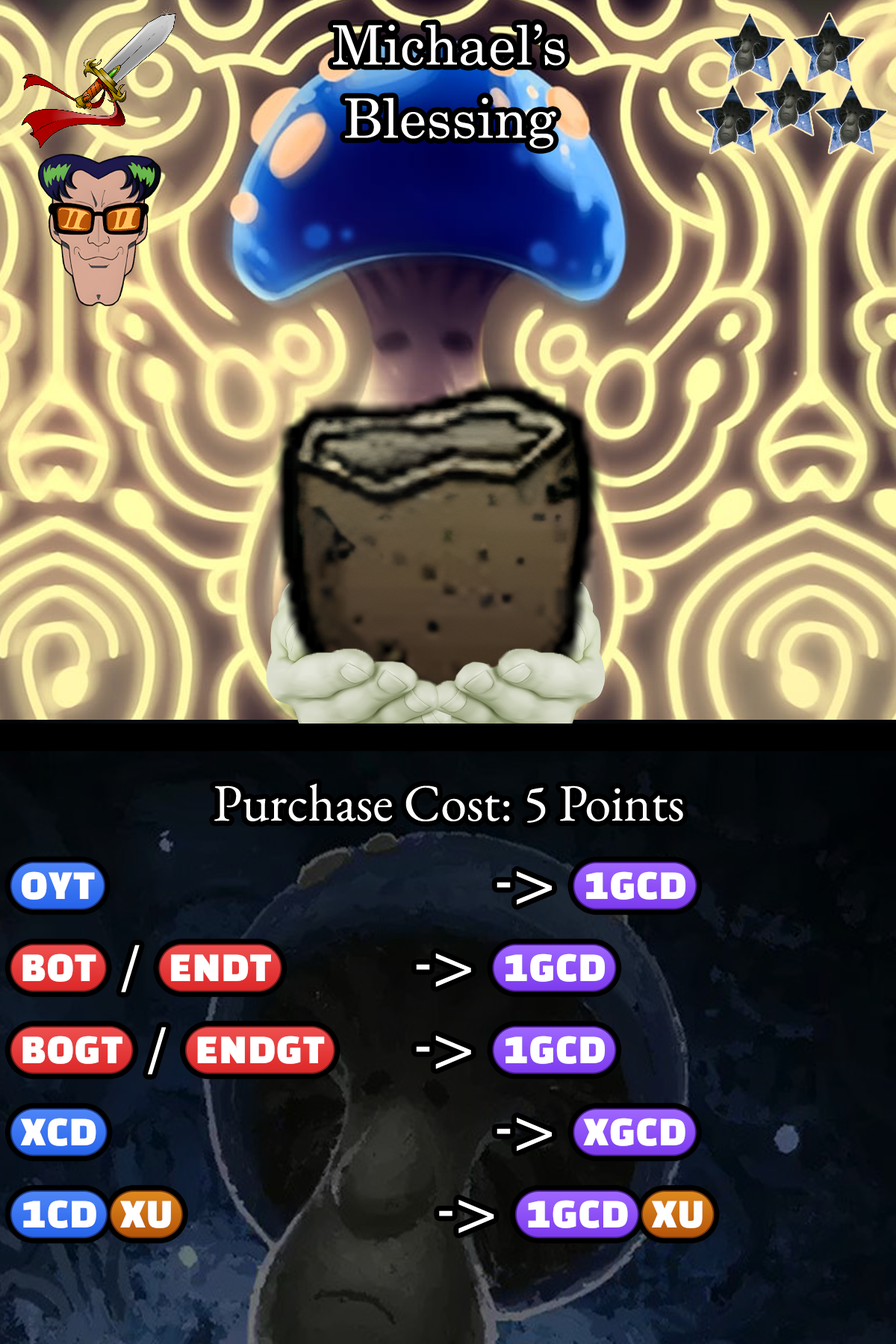
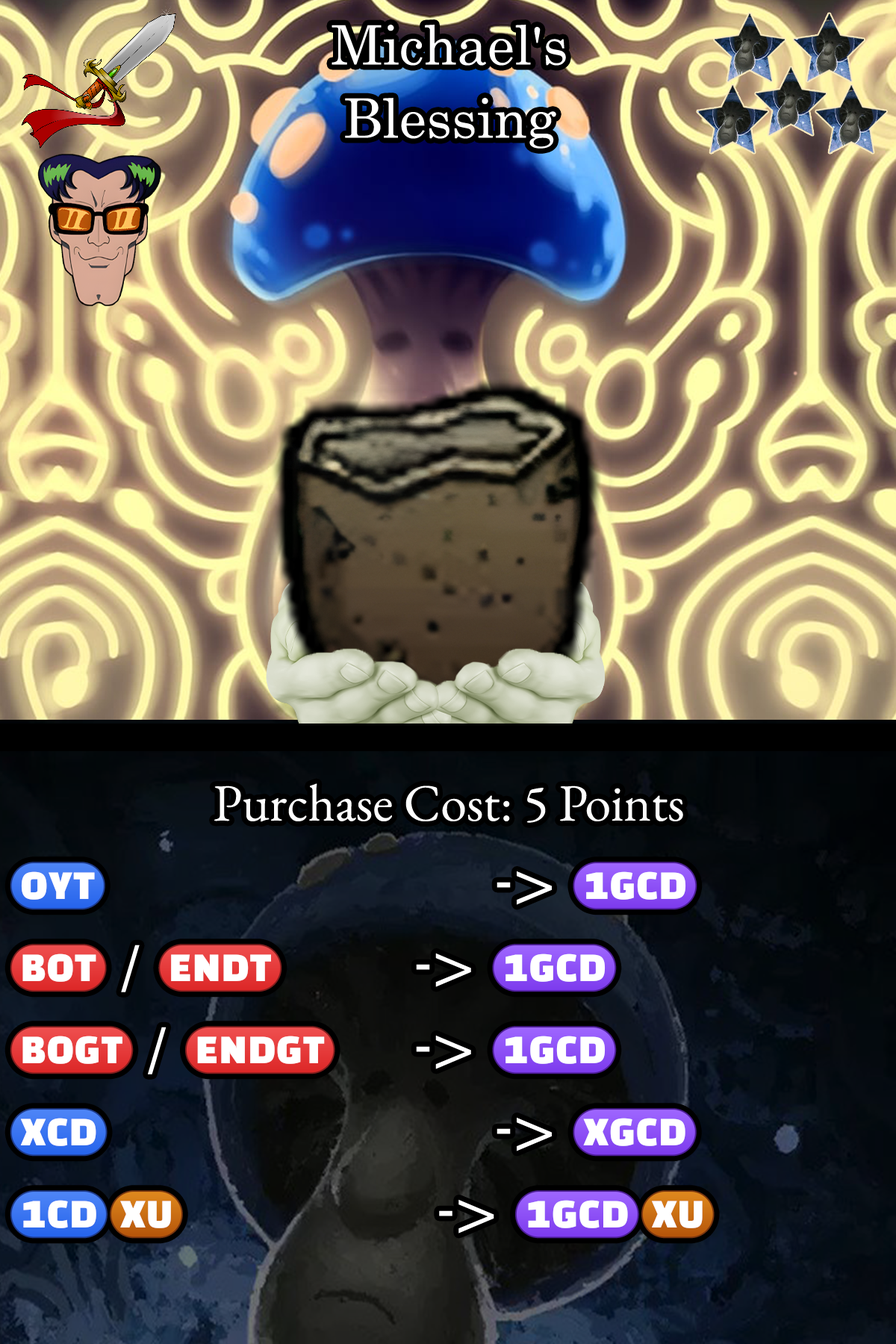
Comparing the layer stacks of the two (896, 1344) images. Changes:
painted on "Name" over bbox(331, 23, 566, 66)
